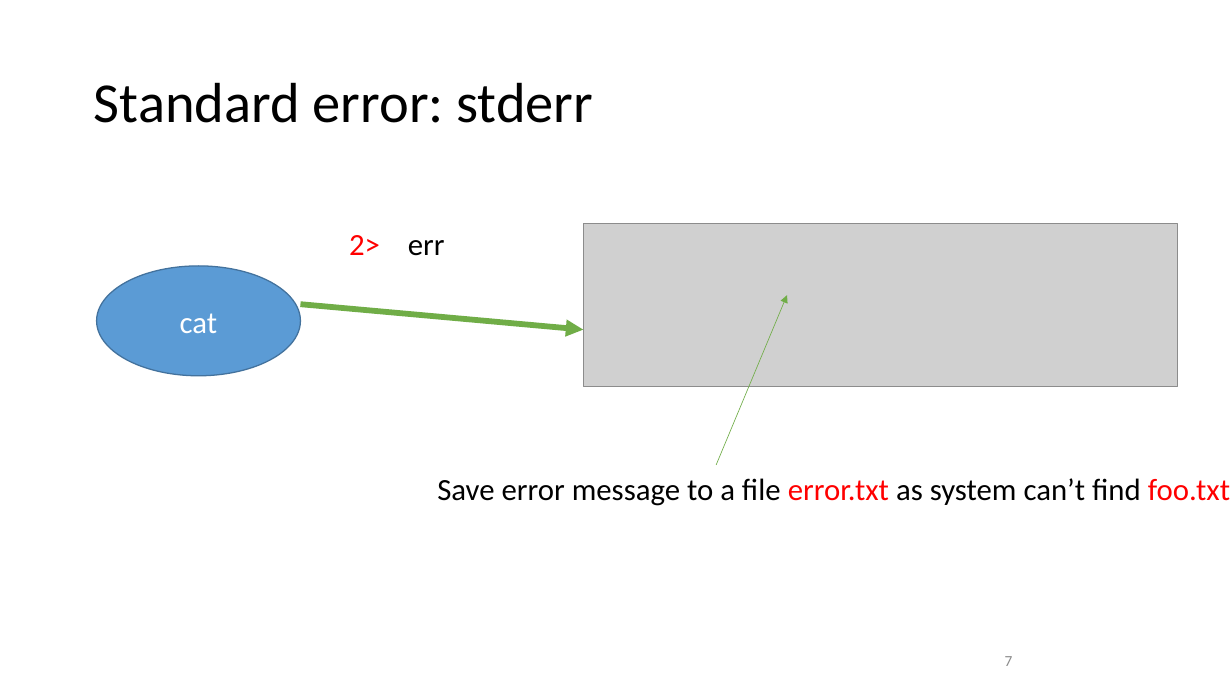
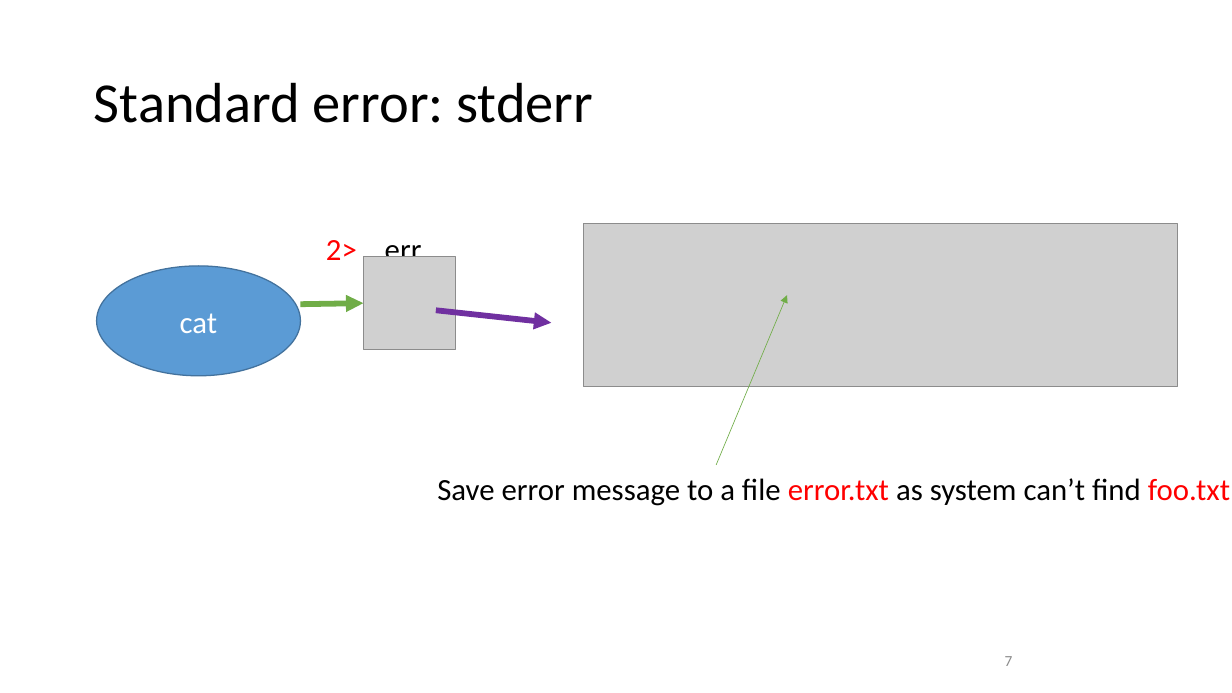
Before and after one commit to frankwxu/digital-forensics-lab, a slide deck: slide 7 of Basic_Computer_Skills_for_Forensics/4_Advanced_linux_command_line.pptx. Drawn at 1232x693 pixels with LibreOffice and Linux fonts; fonts in the diff are those of the drawing; grey boxes stand for pictures; background and template pictures are left out. Boxes give left, top, right and bottom in pixels: in the first picture for what was removed or moved away, otherwise in the second. Text is boxed around its words. In the diff, an @@ line names an element or a change of style, - is before the commit and + after.

```diff
--- a/Basic_Computer_Skills_for_Forensics/4_Advanced_linux_command_line.pptx
+++ b/Basic_Computer_Skills_for_Forensics/4_Advanced_linux_command_line.pptx
@@ text "2> err" rewrapped from [349, 235, 445, 256] to [326, 235, 422, 260] @@
@@ picture added at [363, 257, 456, 349] @@
@@ arrow moved from (300, 304) - (583, 330) to (300, 304) - (363, 303) @@
@@ arrow added from (436, 311) to (552, 323), #7030A0 4.5 pt @@
```
Also in this commit, not shown: 2 other slides changed, 3 other files.
